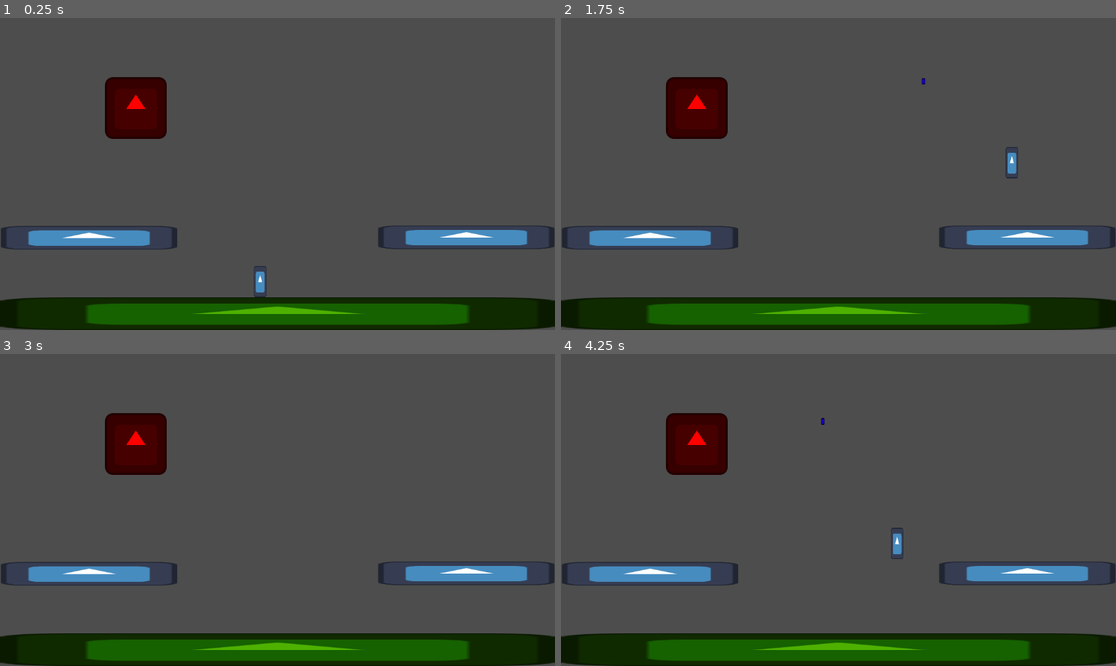
Above: before the commit, frames 1-4 (two rows, left to right).
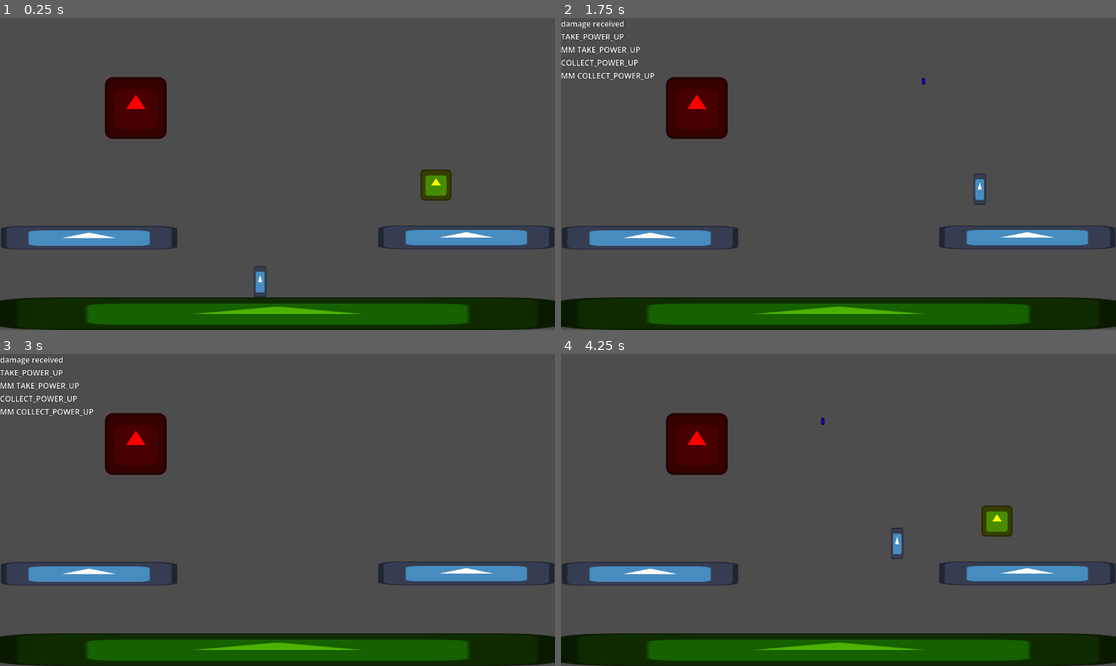
Above: after the commit, the same moments.

Repository: yeeesuus/CandeKassel
Game: Godot game, scene res://main.tscn
The game is run twice, just before and just after one commit, with the same random seed, the same clock (stepped at 60 frames per second) and the same inputs. The engine's default icon, where the game draws it, is replaced by a stand-in: a white triangle on a blue panel in a dark square.
Inputs (mouse positions are in pixels of both pictures, inside the frame that each line leads up to):
- Up to frame 1 (0.25 s): no input
- Up to frame 2 (1.75 s): tap Enter at 0.5 s; move the mouse to (960, 158) at 0.52 s; hold D (move_right) from 0.53 s (still down); click (960, 158) at 0.6 s; tap W (jump) at 0.77, 1.52 s; move the mouse to (727, 189) at 1.27 s; click (727, 189) at 1.35 s
- Up to frame 3 (3 s): move the mouse to (333, 441) at 2.02 s; release D (move_right) at 2.03 s; hold A (move_left) 2.03-2.78 s; click (333, 441) at 2.1 s; move the mouse to (249, 572) at 2.77 s; hold D (move_right) from 2.78 s (still down); click (249, 572) at 2.85 s
- Up to frame 4 (4.25 s): keep holding D (move_right); tap W (jump) at 3.02, 3.77 s; tap R (retry) at 3.5 s; move the mouse to (1005, 556) at 3.52 s; click (1005, 556) at 3.6 s

The runs differ from the first frame. In frame 1, 0.6% of the frame differs, in the area x 75-82%, y 48-59%; in frame 2, 0.9%, in the area x 0-83%, y 0-60%; in frame 3, 0.6%; in frame 4, 0.6%.

Commit message:
feat: power-ups mechanic added

Diff:
--- a/touhou-67/character_p.gd
+++ b/touhou-67/character_p.gd
@@ -7,10 +7,15 @@
 
 @onready var bullet_spawn_marker: Marker2D = $BulletSpawnMarker
 
+var is_taking_power_up: bool = false
+
 func _ready() -> void:
 	pass
 
 func _physics_process(delta: float) -> void:
+	if is_taking_power_up:
+		return
+
 	if not is_on_floor():
 		velocity.y += get_gravity().y * delta
 	if is_on_floor() and Input.is_action_just_pressed("jump"):
@@ -31,3 +36,13 @@
 	var bullet_inst = bullet_scene.instantiate()
 	get_parent().add_child(bullet_inst)
 	bullet_inst.global_position = bullet_spawn_marker.global_position
+
+func collect_power_up() -> void:
+	is_taking_power_up = true
+	Debug.log("COLLECT_POWER_UP")
+	#COSITAS DE LAS ANIMACIONES
+	#playback.travel("take_coin") #COMIENZA LA ANIMACIÓN
+	#take_coin_stream_player.play() #PARA EL SONIDO
+	#CoinLabelManager.add_coin() #ESTE ES PARA PONER UN CONTADOR DE MONEDAS
+	await get_tree().create_timer(0.2).timeout #TIMER PARA Q NO SE BUGGEE LA ANIMACIÓN
+	is_taking_power_up = false
--- a/touhou-67/character_p.tscn
+++ b/touhou-67/character_p.tscn
@@ -24,8 +24,8 @@
 texture = ExtResource("1_ngkm0")
 
 [node name="HitboxComponent" type="Area2D" parent="." unique_id=96461985]
-collision_layer = 4
-collision_mask = 4
+collision_layer = 12
+collision_mask = 12
 script = ExtResource("3_ehbgi")
 metadata/_custom_type_script = "uid://cy4qa6vxdjoer"
 
--- a/touhou-67/components/hitbox_component.gd
+++ b/touhou-67/components/hitbox_component.gd
@@ -4,3 +4,16 @@
 signal damage_dealt
 
 @export var damage: int = 10
+
+func _ready() -> void:
+	area_entered.connect(_on_area_entered)
+
+func _on_area_entered(area: Area2D) -> void:
+	if area is HurtboxComponent and area.owner.name.match("PowerUp*"):
+		if owner.has_method("collect_power_up"):
+			print(owner)
+			Debug.log("MM COLLECT_POWER_UP")
+			owner.collect_power_up()
+			if area.owner.has_method("take_power_up"):
+				Debug.log("MM TAKE_POWER_UP")
+				area.owner.take_power_up()
--- a/touhou-67/components/hurtbox_component.gd
+++ b/touhou-67/components/hurtbox_component.gd
@@ -1,5 +1,7 @@
 class_name HurtboxComponent
 extends Area2D
+
+signal take_power_up
 
 func _ready() -> void:
 	area_entered.connect(_on_area_entered)
--- a/touhou-67/main.tscn
+++ b/touhou-67/main.tscn
@@ -4,6 +4,7 @@
 [ext_resource type="Texture2D" uid="uid://dnr486swnea45" path="res://icon.svg" id="1_ig7tw"]
 [ext_resource type="PackedScene" uid="uid://c2bv36gadmlcy" path="res://character_p.tscn" id="2_0xm2m"]
 [ext_resource type="PackedScene" uid="uid://b4jlodt2gtl6u" path="res://enemy.tscn" id="4_1bvp3"]
+[ext_resource type="PackedScene" uid="uid://b6i0bi8pp8smr" path="res://power-ups/power_up.tscn" id="5_lquwl"]
 
 [sub_resource type="RectangleShape2D" id="RectangleShape2D_0xm2m"]
 size = Vector2(1152, 68)
@@ -53,3 +54,7 @@
 
 [node name="Enemy" parent="." unique_id=1958573147 instance=ExtResource("4_1bvp3")]
 position = Vector2(282, 187)
+
+[node name="PowerUp" parent="." unique_id=581944556 instance=ExtResource("5_lquwl")]
+position = Vector2(905, 347)
+scale = Vector2(0.5, 0.5)
--- /dev/null
+++ b/touhou-67/power-ups/power_up.gd
@@ -0,0 +1,5 @@
+extends Area2D
+
+func take_power_up() -> void:
+	Debug.log("TAKE_POWER_UP")
+	queue_free()
--- /dev/null
+++ b/touhou-67/power-ups/power_up.tscn
@@ -0,0 +1,30 @@
+[gd_scene format=3 uid="uid://b6i0bi8pp8smr"]
+
+[ext_resource type="Script" uid="uid://d04qevdfy1byc" path="res://power-ups/power_up.gd" id="1_lqchq"]
+[ext_resource type="Script" uid="uid://4mt4o1bvirc" path="res://components/hurtbox_component.gd" id="1_va610"]
+[ext_resource type="Texture2D" uid="uid://dnr486swnea45" path="res://icon.svg" id="2_lqchq"]
+
+[sub_resource type="CircleShape2D" id="CircleShape2D_8hxo5"]
+radius = 58.077534
+
+[sub_resource type="CircleShape2D" id="CircleShape2D_rlwfp"]
+radius = 67.02985
+
+[node name="PowerUp" type="Area2D" unique_id=581944556]
+script = ExtResource("1_lqchq")
+
+[node name="Icon" type="Sprite2D" parent="." unique_id=1356642840]
+modulate = Color(1, 1, 0, 1)
+texture = ExtResource("2_lqchq")
+
+[node name="CollisionShape2D" type="CollisionShape2D" parent="." unique_id=502628969]
+shape = SubResource("CircleShape2D_8hxo5")
+
+[node name="HurtboxComponent" type="Area2D" parent="." unique_id=836892001]
+collision_layer = 8
+collision_mask = 8
+script = ExtResource("1_va610")
+metadata/_custom_type_script = "uid://4mt4o1bvirc"
+
+[node name="CollisionShape2D" type="CollisionShape2D" parent="HurtboxComponent" unique_id=218374113]
+shape = SubResource("CircleShape2D_rlwfp")
--- a/touhou-67/project.godot
+++ b/touhou-67/project.godot
@@ -62,6 +62,7 @@
 2d_physics/layer_1="world"
 2d_physics/layer_2="player"
 2d_physics/layer_3="enemies"
+2d_physics/layer_4="powerups"
 
 [physics]
 
Not shown, added: touhou-67/power-ups/power_up.gd.uid
